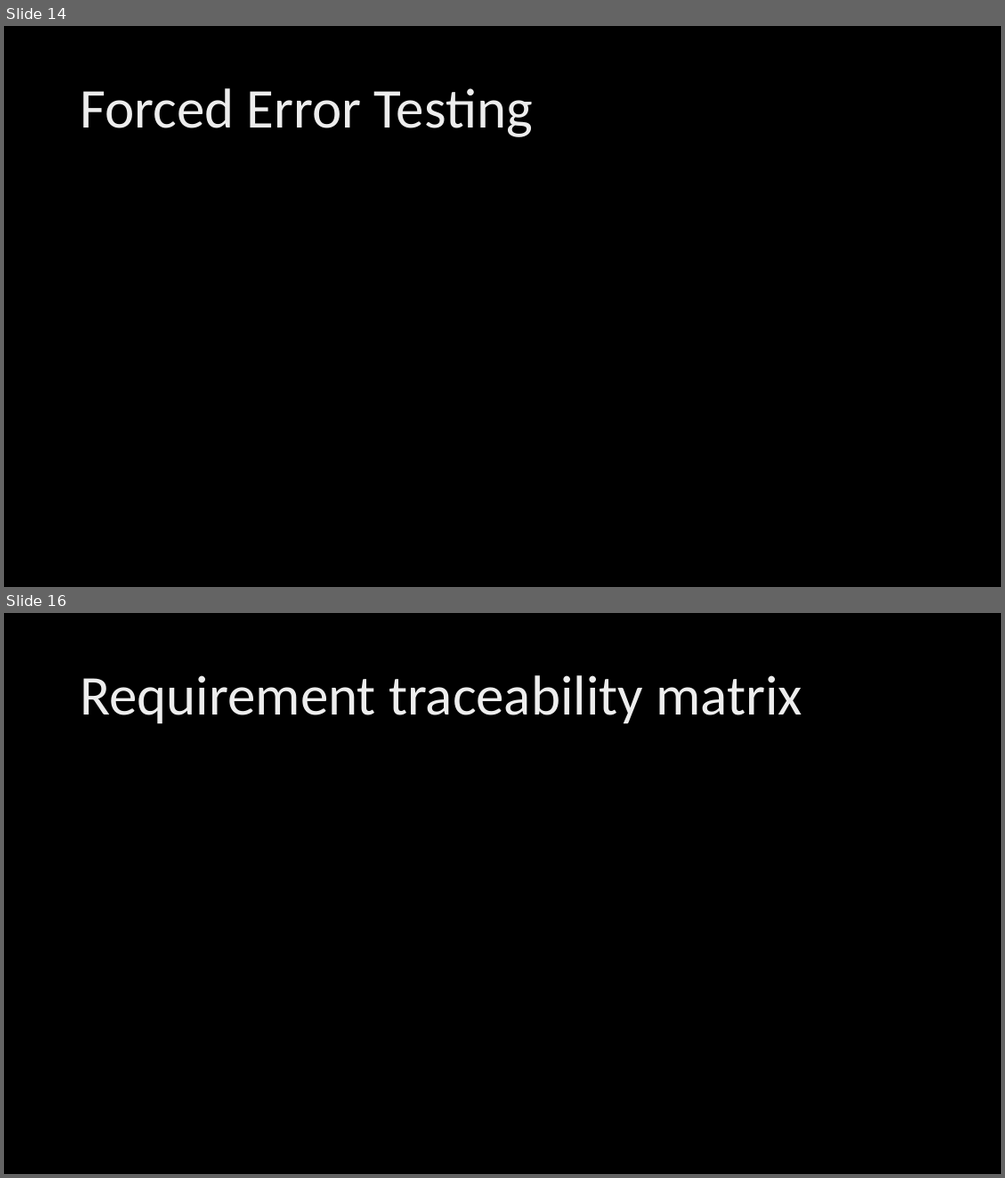
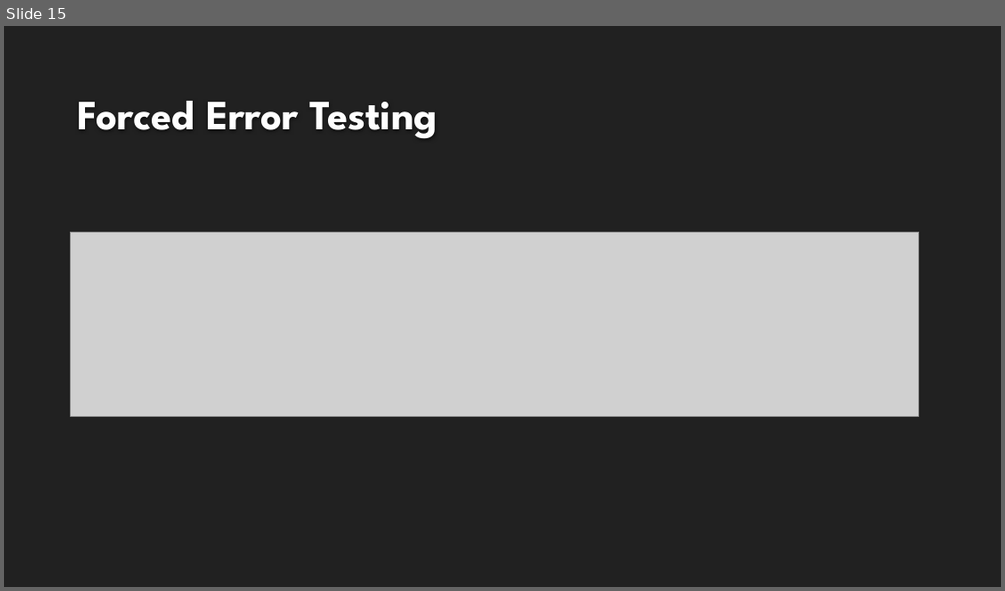
Before and after one commit to HalfMomentum/Belleza, a slide deck: Documentation/BELLZA WEBAPP.pptx. Shown one above the other, each under a label of ours: slides 14 and 16 before the commit, slide 15 after it; the slides between them are not shown. The pictures are 1005x1178 and 1005x591 pixels, drawn with LibreOffice and Linux fonts; fonts in the diff are those of the drawing; grey boxes stand for pictures; background and template pictures are left out. Boxes give left, top, right and bottom in pixels: in the first picture for what was removed or moved away, otherwise in the second. Text is boxed around its words. In the diff, an @@ line names an element or a change of style, - is before the commit and + after.

```diff
--- a/Documentation/BELLZA WEBAPP.pptx
+++ b/Documentation/BELLZA WEBAPP.pptx
@@ slide 16 removed at (4,613,1001,1174), background picture (left out) @@
@@ title removed at (80,675,802,723) @@
-Requirement traceability matrix
@@ what was slide 14 is now slide 15 @@
@@ slide 15 changed as well @@
@@ background picture (left out) to #212121 @@
@@ title "Forced Error Testing": place and size @@
-title "Forced Error Testing" at (80,88,533,137)
+title "Forced Error Testing" at (78,101,437,138)
@@ title "Forced Error Testing" at (78,101,437,138): size 54 to 40 pt, font Calibri to League Spartan, text colour gradient #BFBFBF to #EDEDED to #FFFFFF to #FEFEFE, bold on; line spacing 0.9 to 1; vertical alignment middle to bottom @@
@@ picture added at (71,232,919,417) @@
```
Also in this commit, not shown: 15 other slides changed, 5 slides added, 5 other slides removed, 6 other files.
